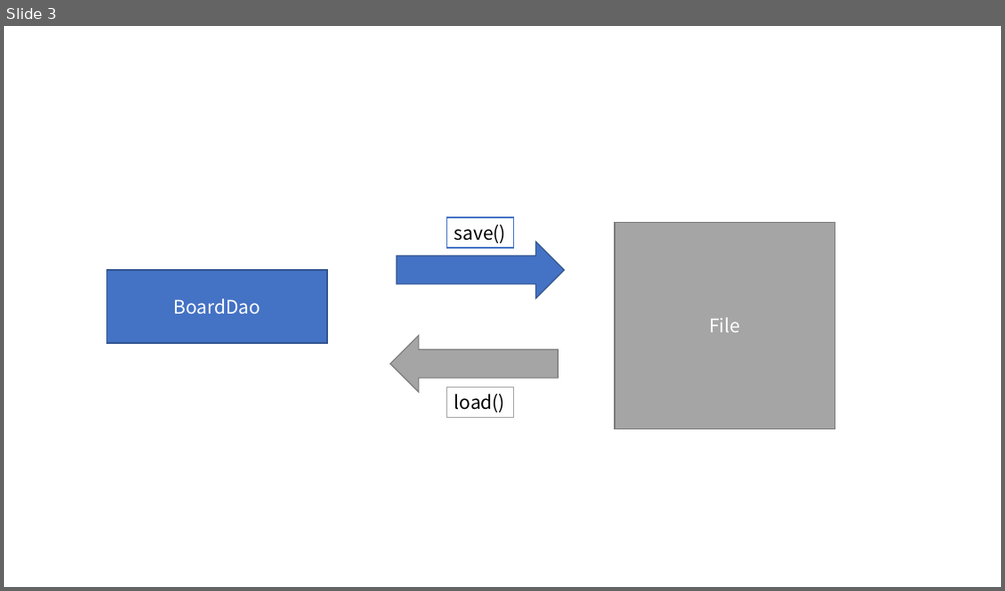
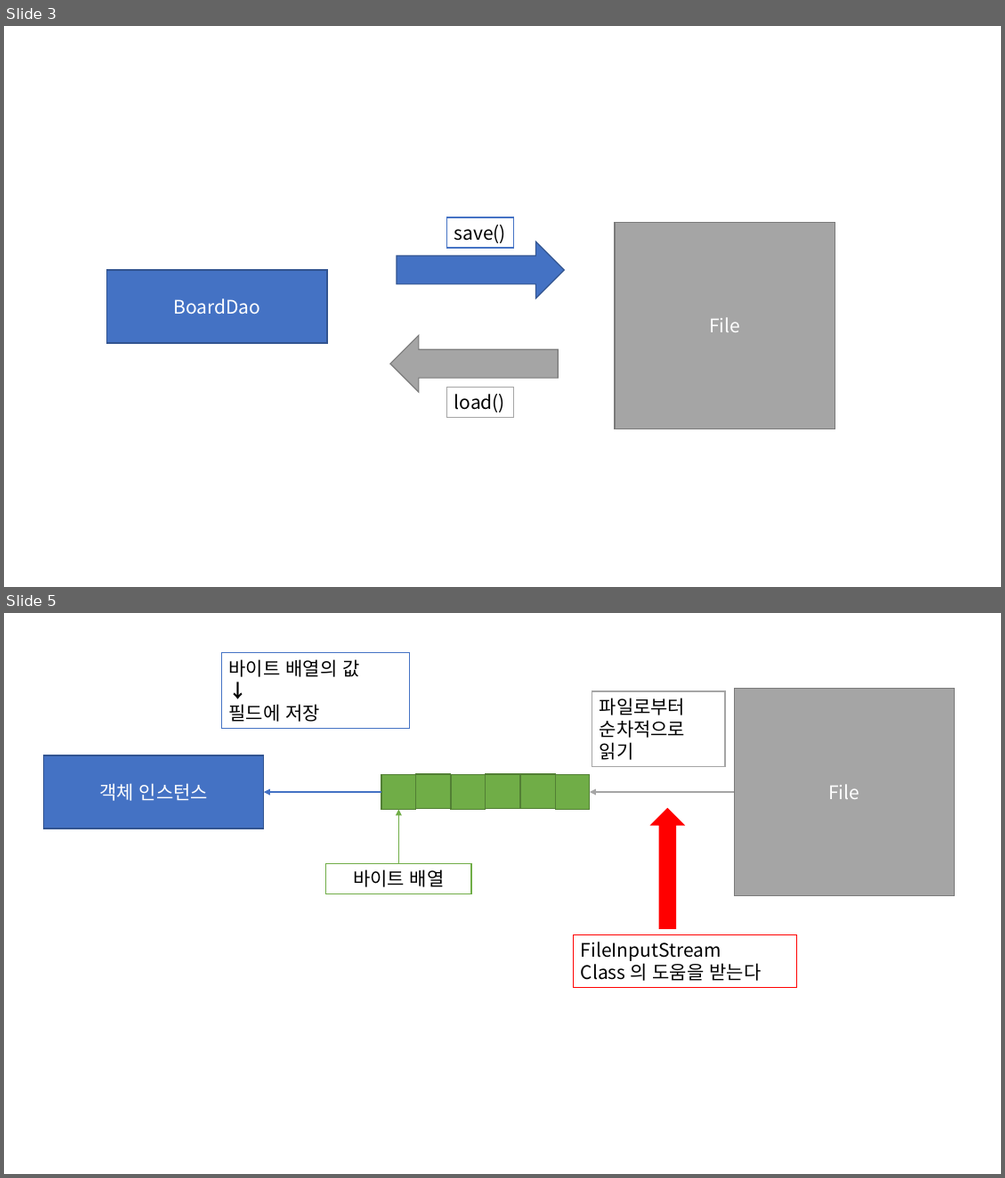
Before and after one commit to Dingadung/2022-study-workspace, a slide deck: study-note/자바/2022-08-06 내용정리.pptx. Shown one above the other, each under a label of ours: slide 3 before the commit, slides 3 and 5 after it; the slides between them are not shown. The pictures are 1005x591 and 1005x1178 pixels, drawn with LibreOffice and Linux fonts; fonts in the diff are those of the drawing. Boxes give left, top, right and bottom in pixels: in the first picture for what was removed or moved away, otherwise in the second. Text is boxed around its words. In the diff, an @@ line names an element or a change of style, - is before the commit and + after.

```diff
--- a/study-note/자바/2022-08-06 내용정리.pptx
+++ b/study-note/자바/2022-08-06 내용정리.pptx
@@ slide 5 added at (4, 613, 1001, 1174), background #FFFFFF @@
@@ rectangle added at (222, 653, 410, 728), fill #FFFFFF, outline #4472C4 1 pt, 18 pt, text #000000 @@
+바이트 배열의 값
+↓
+필드에 저장
@@ rectangle added at (591, 691, 725, 767), fill #FFFFFF, outline #A5A5A5 1 pt, 18 pt, text #000000 @@
+파일로부터
+순차적으로
+읽기
@@ rectangle added at (734, 689, 954, 896), fill #A5A5A5, outline #7A7A7A 1 pt, 18 pt, text #FFFFFF @@
+File
@@ rectangle added at (44, 755, 264, 829), fill #4472C4, outline #325491 1 pt, 18 pt, text #FFFFFF @@
+객체 인스턴스
@@ arrow added from (381, 792) to (264, 792), #4472C4 1.5 pt @@
@@ rectangle added at (381, 774, 416, 809), fill #70AD47, outline #538035 1 pt @@
@@ rectangle added at (416, 774, 451, 809), fill #70AD47, outline #538035 1 pt @@
@@ rectangle added at (451, 774, 485, 809), fill #70AD47, outline #538035 1 pt @@
@@ rectangle added at (485, 774, 520, 809), fill #70AD47, outline #538035 1 pt @@
@@ rectangle added at (521, 774, 555, 809), fill #70AD47, outline #538035 1 pt @@
@@ rectangle added at (555, 774, 590, 809), fill #70AD47, outline #538035 1 pt @@
@@ arrow added from (734, 792) to (590, 792), #A5A5A5 1.5 pt @@
@@ arrow added from (399, 864) to (399, 809), #70AD47 1.5 pt @@
@@ up arrow added at (652, 809, 685, 929), fill #FF0000, outline #FF0000 1 pt @@
@@ rectangle added at (326, 864, 471, 894), fill #FFFFFF, outline #70AD47 1 pt, 18 pt, text #000000 @@
+바이트 배열
@@ rectangle added at (573, 934, 797, 988), fill #FFFFFF, outline #FF0000 1 pt, 18 pt, text #000000 @@
+FileInputStream
+Class 의 도움을 받는다
```
Also in this commit, not shown: 4 other slides added, 8 other files.
